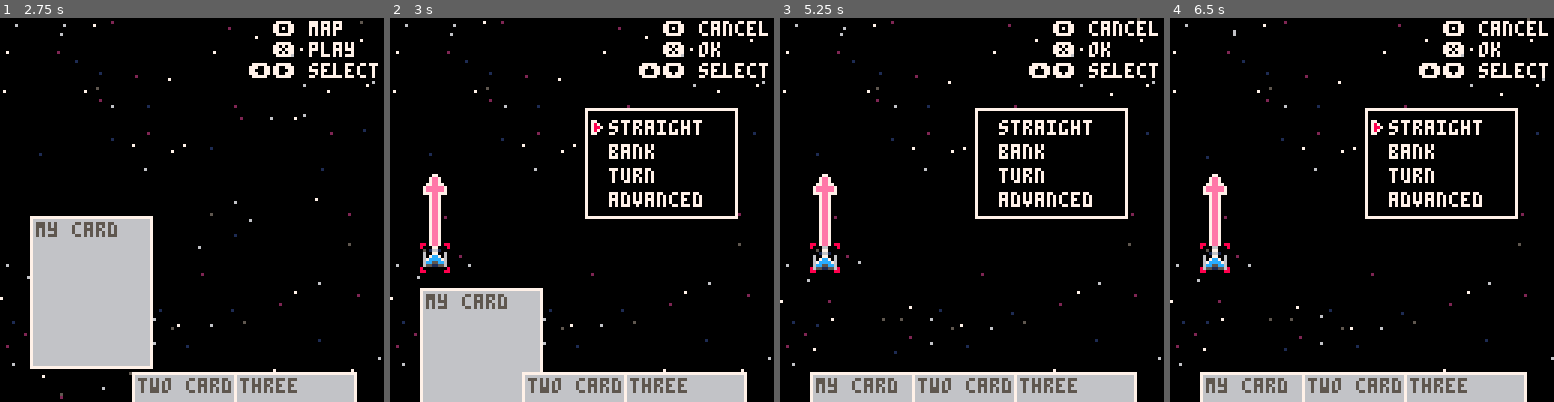
Above: before the commit, frames 1-4 (left to right).
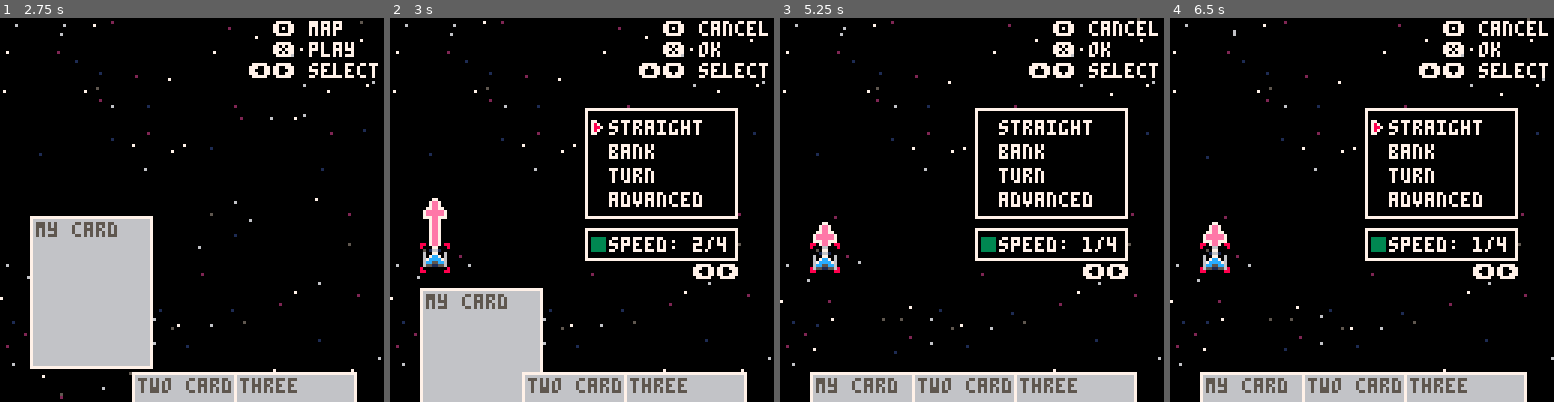
Above: after the commit, the same moments.

Repository: karjona/ondatra
Game: PICO-8 cartridge ondatra.p8
The game is run twice, just before and just after one commit, with the same random seed, the same clock (stepped at 60 frames per second) and the same inputs.
Inputs:
- Up to frame 1 (2.75 s): tap X (X key) at 0.33, 1.07, 1.85 s; tap O (Z key) at 0.7, 1.7, 2.1, 2.5 s; hold Right 1.6-2.1 s; hold Up 2.15-2.42 s; hold Right from 2.47 s (still down)
- Up to frame 2 (3 s): keep holding Right; tap O (Z key) at 2.9 s; tap X (X key) at 2.97 s
- Up to frame 3 (5.25 s): release Right at 3.03 s; hold Left 3.08-3.58 s; tap O (Z key) every 0.4 s from 3.3 to 4.9 s; hold Down 3.63-3.97 s; hold Right 4.02-4.68 s; tap X (X key) at 4.08, 5.2 s; hold Up 4.73-5.03 s; hold Left from 5.08 s (still down)
- Up to frame 4 (6.5 s): tap O (Z key) at 5.3, 5.7, 6.1 s; release Left at 5.68 s; hold Down 5.73-6.03 s; hold Right from 6.08 s (still down); tap X (X key) at 6.32 s

Frame 1 is identical in both runs. In frame 2, 2.1% of the frame differs, in the area x 8-91%, y 40-68%; in frame 3, 2.2%; in frame 4, 2.2%.

Commit message:
Add speed menu and interaction

Diff:
--- a/src/entities/ship.lua
+++ b/src/entities/ship.lua
@@ -20,7 +20,8 @@
     shield = 0,
     max_shield = 0,
     energy = 100,
-    max_energy = 100
+    max_energy = 100,
+    max_speed = 4
   }
 
   add(entities, myship)
--- a/src/main.lua
+++ b/src/main.lua
@@ -28,6 +28,7 @@
   viewing_cards = false
   selecting_move = false
   selected_move_option = 1
+  move_speed = 1
 
   entities = {}
 
--- a/src/scenes/battle.lua
+++ b/src/scenes/battle.lua
@@ -45,6 +45,22 @@
           selected_move_option -= 1
         else
           selected_move_option = 4
+        end
+      end
+      if btnp(➡️) and selecting_move then
+        sfx(0)
+        if move_speed >= selecting_move.max_speed then
+          move_speed = 1
+        else
+          move_speed += 1
+        end
+      end
+      if btnp(⬅️) and selecting_move then
+        sfx(0)
+        if move_speed <= 1 then
+          move_speed = selecting_move.max_speed
+        else
+          move_speed -= 1
         end
       end
     else
--- a/src/utilities/moves.lua
+++ b/src/utilities/moves.lua
@@ -31,7 +31,22 @@
   if t() % 2 < 1 then
     orientation = "right"
   end
-  draw_arrow(ship, move_table[selected_move_option], 3, orientation)
+  draw_arrow(ship, move_table[selected_move_option], move_speed, orientation)
+
+  -- draw the speed
+  -- draw the menu
+  rectfill(x, y + 40, x + 50, y + 50, c)
+
+  -- draw the outline
+  rect(x, y + 40, x + 50, y + 40, outc)
+  rect(x, y + 50, x + 50, y + 50, outc)
+  rect(x, y + 40, x, y + 50, outc)
+  rect(x + 50, y + 40, x + 50, y + 50, outc)
+
+  -- draw the text
+  rectfill(x + 2, y + 43, x + 6, y + 47, 3)
+  print("speed: " .. move_speed .. "/" .. ship.max_speed, x + 8, y + 43, outc)
+  print("⬅️➡️", x + 36, y + 52, outc)
 end
 
 function draw_arrow(ship, type, speed, orientation)
